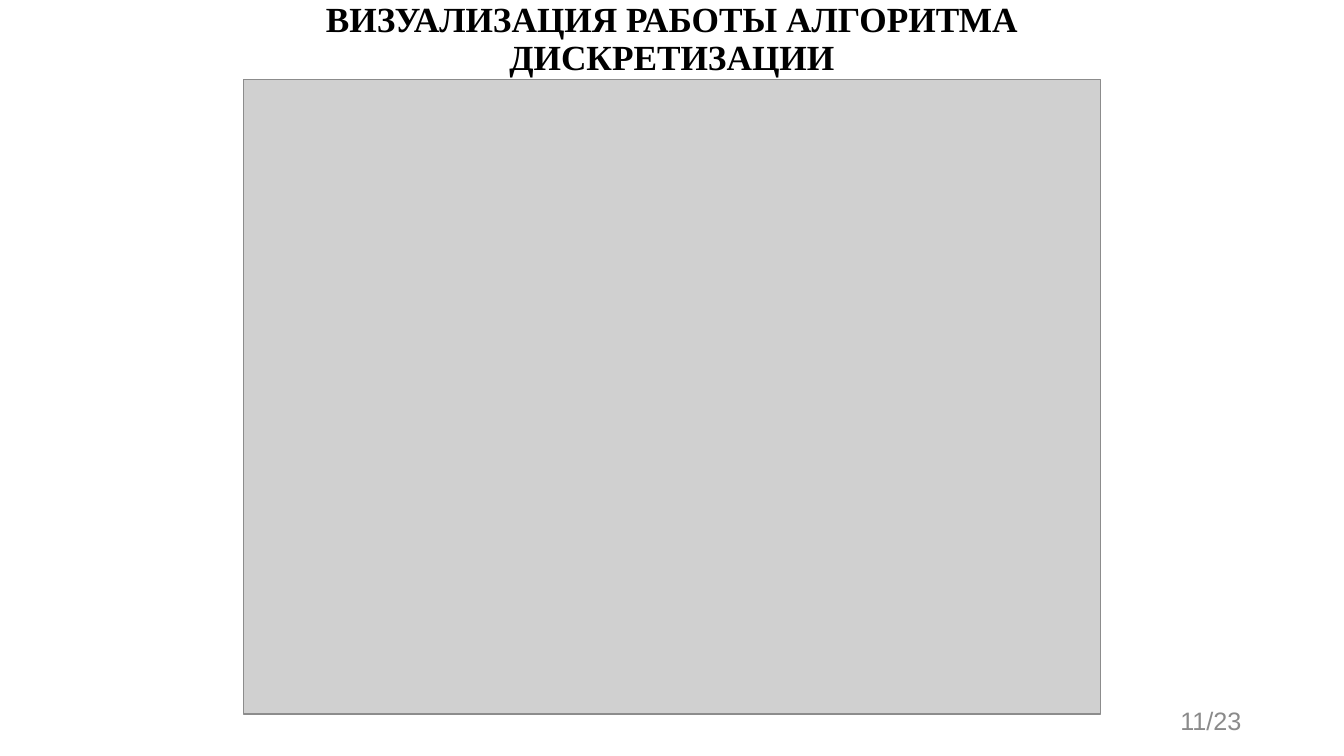
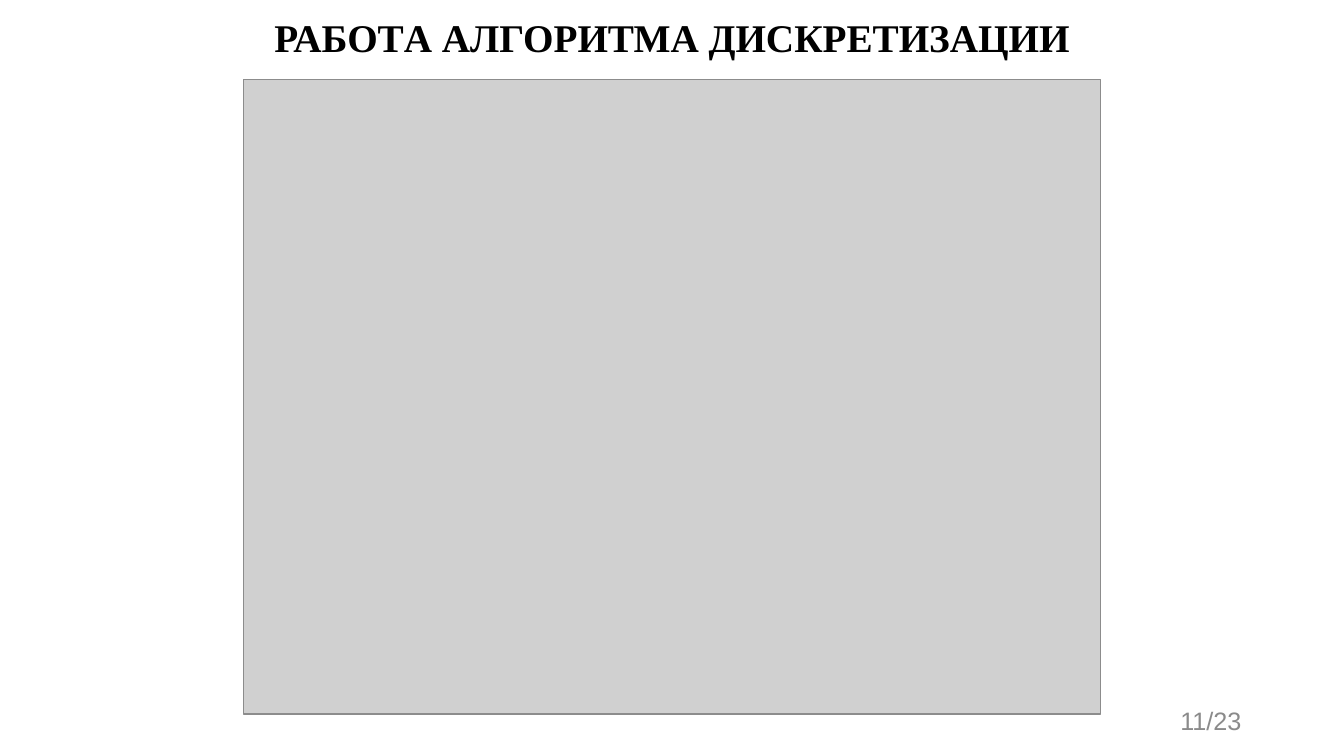
Before and after one commit to evgenkot/uav-route-calculation, a slide deck: slide 11 of doc/GQW/Raschupkin_EV_UAV_Route_Planning.pptx. Drawn at 1344x756 pixels with LibreOffice and Linux fonts; fonts in the diff are those of the drawing; grey boxes stand for pictures. Boxes give left, top, right and bottom in pixels: in the first picture for what was removed or moved away, otherwise in the second. Text is boxed around its words. In the diff, an @@ line names an element or a change of style, - is before the commit and + after.

```diff
--- a/doc/GQW/Raschupkin_EV_UAV_Route_Planning.pptx
+++ b/doc/GQW/Raschupkin_EV_UAV_Route_Planning.pptx
@@ title at (274,26,1070,59): text changed; size 25.2 to 28 pt @@
-ВИЗУАЛИЗАЦИЯ РАБОТЫ АЛГОРИТМА ДИСКРЕТИЗАЦИИ
+РАБОТА АЛГОРИТМА ДИСКРЕТИЗАЦИИ
```
Also in this commit, not shown: 15 other slides changed, 3 other files.
